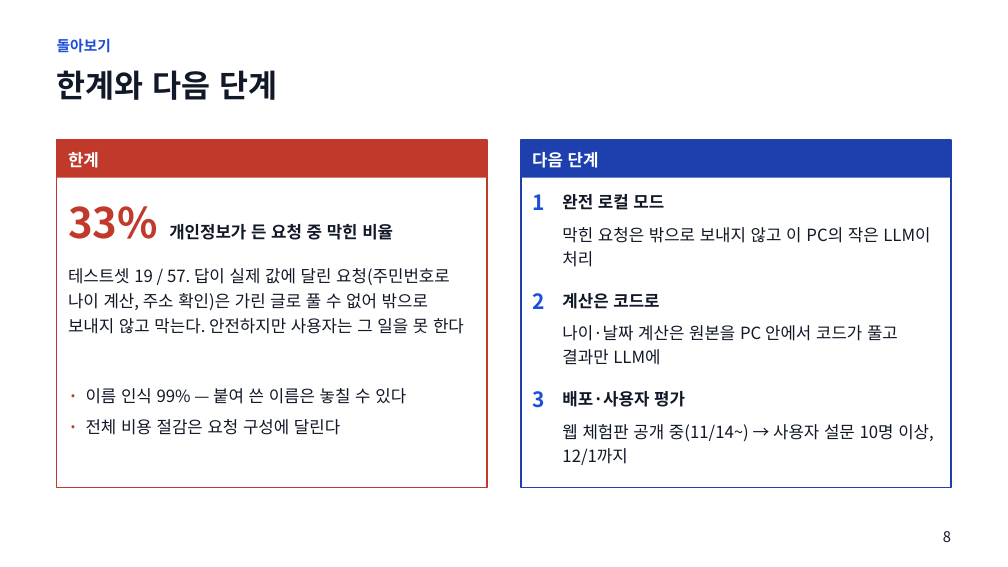
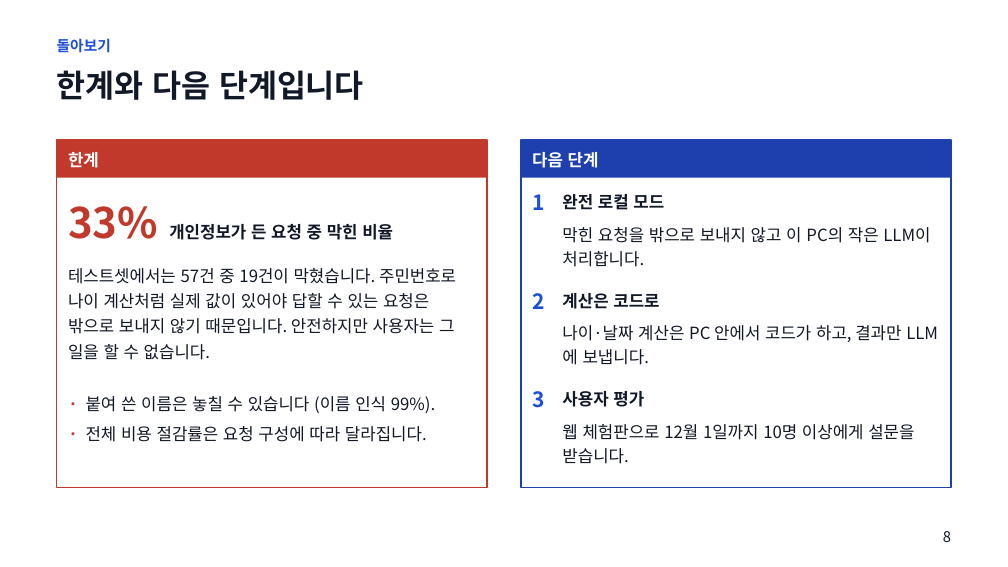
Before and after one commit to baesanggue/ai-gateway, a slide deck: slide 8 of docs/presentation/2026-11-17-garimgate.pptx. Drawn at 1008x567 pixels with LibreOffice and Linux fonts; fonts in the diff are those of the drawing. Boxes give left, top, right and bottom in pixels: in the first picture for what was removed or moved away, otherwise in the second. Text is boxed around its words. In the diff, an @@ line names an element or a change of style, - is before the commit and + after.

```diff
--- a/docs/presentation/2026-11-17-garimgate.pptx
+++ b/docs/presentation/2026-11-17-garimgate.pptx
@@ text at (x1=57, y1=70, x2=364, y2=100): text changed @@
-한계와 다음 단계
+한계와 다음 단계입니다
@@ text at (x1=562, y1=227, x2=930, y2=267): text changed @@
-막힌 요청은 밖으로 보내지 않고 이 PC의 작은 LLM이 처리
+막힌 요청을 밖으로 보내지 않고 이 PC의 작은 LLM이 처리합니다.
@@ text at (x1=68, y1=268, x2=456, y2=360): text changed @@
-테스트셋 19 / 57. 답이 실제 값에 달린 요청(주민번호로 나이 계산, 주소 확인)은 가린 글로 풀 수 없어 밖으로 보내지 않고 막는다. 안전하지만 사용자는 그 일을 못 한다
+테스트셋에서는 57건 중 19건이 막혔습니다. 주민번호로 나이 계산처럼 실제 값이 있어야 답할 수 있는 요청은 밖으로 보내지 않기 때문입니다. 안전하지만 사용자는 그 일을 할 수 없습니다.
@@ text at (x1=562, y1=325, x2=901, y2=365): text changed @@
-나이·날짜 계산은 원본을 PC 안에서 코드가 풀고 결과만 LLM에
+나이·날짜 계산은 PC 안에서 코드가 하고, 결과만 LLM에 보냅니다.
@@ text at (x1=562, y1=391, x2=644, y2=407): text changed @@
-배포·사용자 평가
+사용자 평가
@@ text at (x1=86, y1=426, x2=427, y2=442): text changed @@
-· 이름 인식 99% — 붙여 쓴 이름은 놓칠 수 있다
-· 전체 비용 절감은 요청 구성에 달린다
+· 붙여 쓴 이름은 놓칠 수 있습니다 (이름 인식 99%).
+· 전체 비용 절감률은 요청 구성에 따라 달라집니다.
@@ text at (x1=562, y1=424, x2=914, y2=464): text changed @@
-웹 체험판 공개 중(11/14~) → 사용자 설문 10명 이상, 12/1까지
+웹 체험판으로 12월 1일까지 10명 이상에게 설문을 받습니다.
```
Also in this commit, not shown: 8 other slides changed, 1 other file.
